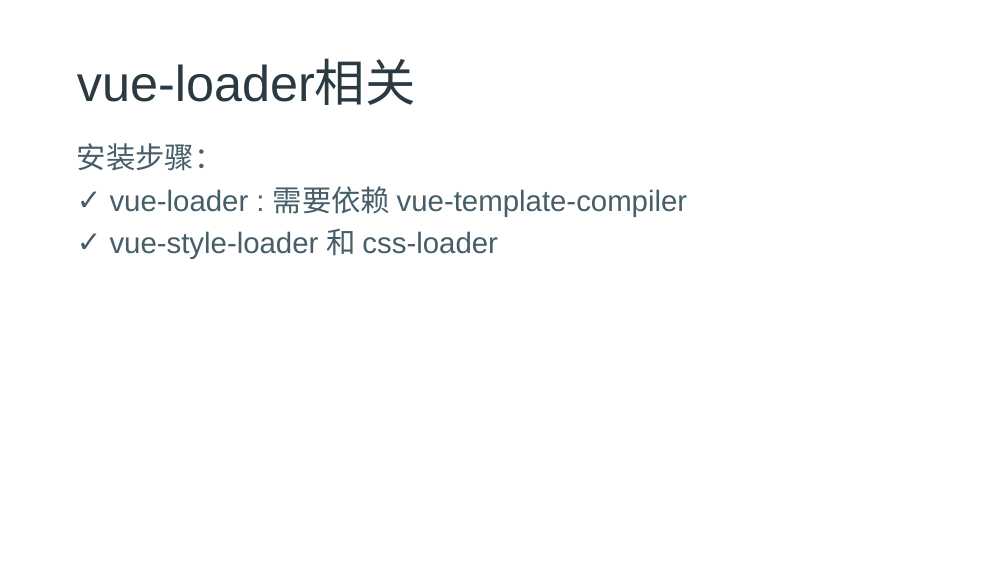
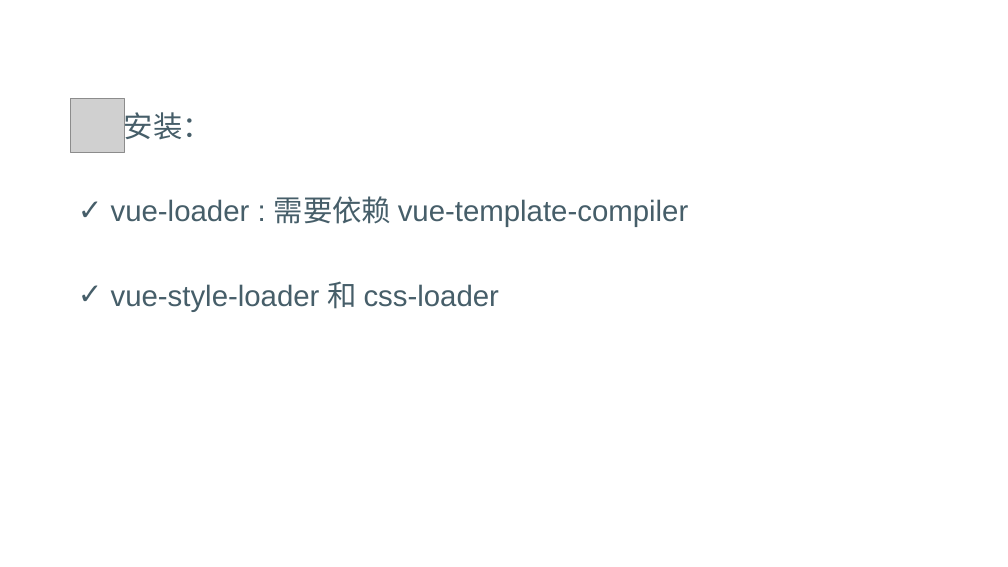
Before and after one commit to freeozyl80/webpack-lesson, a slide deck: slide 32 of chapter4/chapter4pptx.pptx (slide 26 before the commit). Drawn at 1008x567 pixels with LibreOffice and Linux fonts; fonts in the diff are those of the drawing; grey boxes stand for pictures; background and template pictures are left out. Boxes give left, top, right and bottom in pixels: in the first picture for what was removed or moved away, otherwise in the second. Text is boxed around its words. In the diff, an @@ line names an element or a change of style, - is before the commit and + after.

```diff
--- a/chapter4/chapter4pptx.pptx
+++ b/chapter4/chapter4pptx.pptx
@@ title removed at <box>77,61,416,105</box> @@
-vue-loader相关
@@ text "安装：": place and size @@
-text "安装：" at <box>77,143,688,259</box>
+text "安装：" at <box>111,107,689,311</box>
@@ picture added at <box>71,98,125,152</box> @@
@@ text at <box>124,107,212,145</box>: text changed @@
-安装步骤：
+安装：
```
Also in this commit, not shown: 21 other slides changed, 14 slides added, 6 slides removed, 5 other files.
